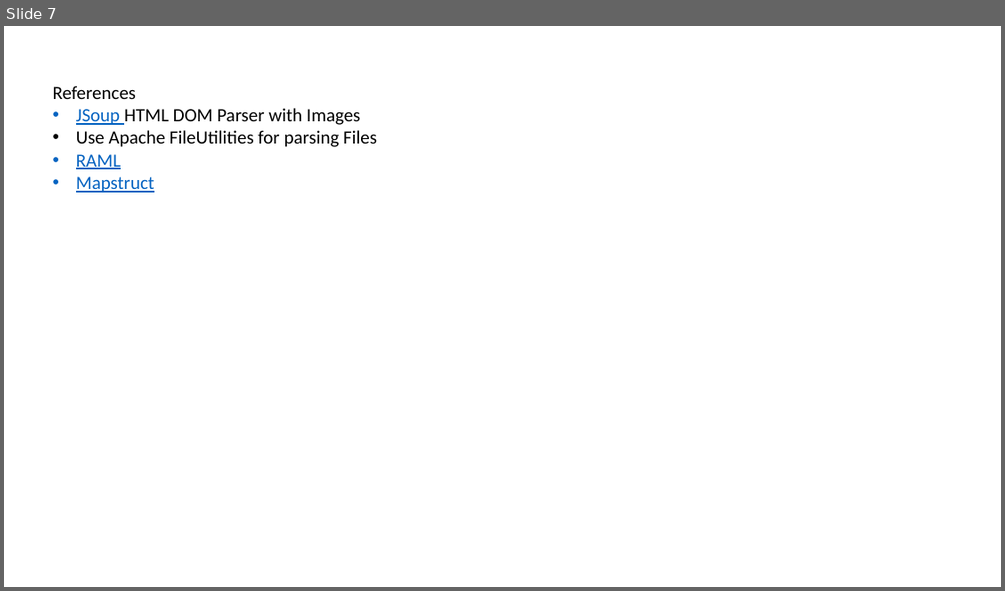
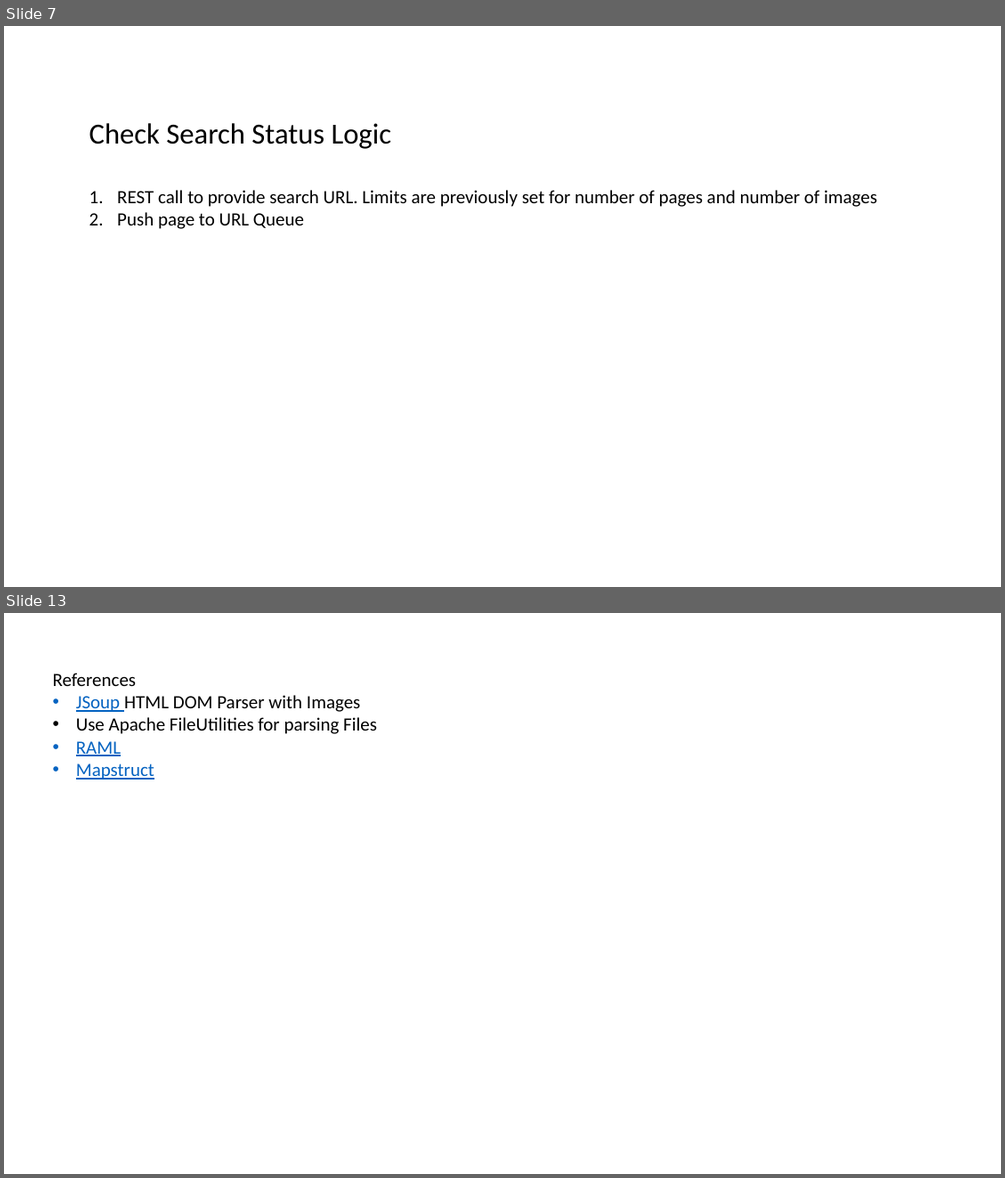
Before and after one commit to datim/squid, a slide deck: docs/design.pptx. Shown one above the other, each under a label of ours: slide 7 before the commit, slides 7 and 13 after it; the slides between them are not shown. The pictures are 1005x591 and 1005x1178 pixels, drawn with LibreOffice and Linux fonts; fonts in the diff are those of the drawing. Boxes give left, top, right and bottom in pixels: in the first picture for what was removed or moved away, otherwise in the second. Text is boxed around its words. In the diff, an @@ line names an element or a change of style, - is before the commit and + after.

```diff
--- a/docs/design.pptx
+++ b/docs/design.pptx
@@ slide 7 added at bbox=[4, 26, 1001, 587], background #FFFFFF @@
@@ text added at bbox=[89, 123, 877, 229], 18 pt, text #000000 @@
+Check Search Status Logic
+1. REST call to provide search URL. Limits are previously set for number of pages and number of images
+2. Push page to URL Queue
@@ what was slide 7 is now slide 13 @@
```
Also in this commit, not shown: 4 slides changed, 6 other slides added, 2 slides removed.
